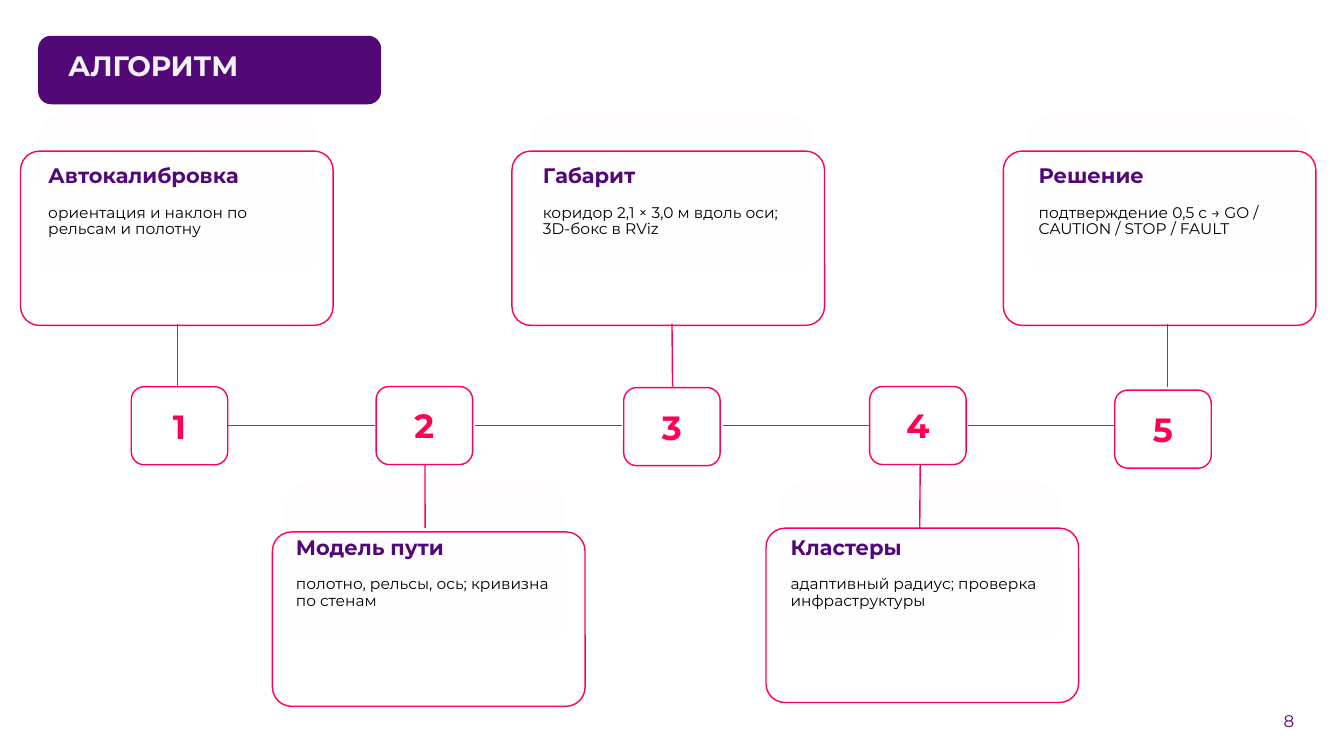
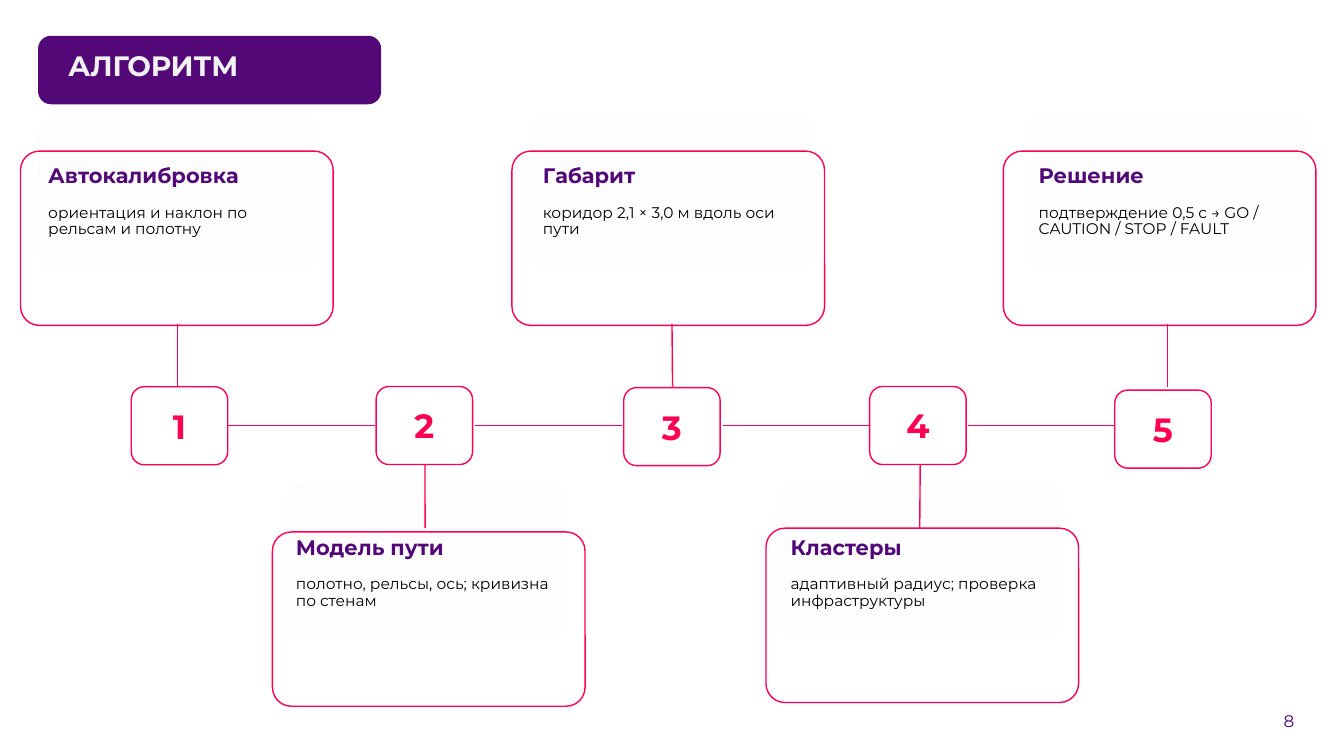
Before and after one commit to pmixay/ReSense, a slide deck: slide 8 of docs/presentation/ReSense_LCT2026.pptx. Drawn at 1344x756 pixels with LibreOffice and Linux fonts; fonts in the diff are those of the drawing; background and template pictures are left out. Boxes give left, top, right and bottom in pixels: in the first picture for what was removed or moved away, otherwise in the second. Text is boxed around its words. In the diff, an @@ line names an element or a change of style, - is before the commit and + after.

```diff
--- a/docs/presentation/ReSense_LCT2026.pptx
+++ b/docs/presentation/ReSense_LCT2026.pptx
@@ text at (543, 207, 775, 237): text changed @@
-коридор 2,1 × 3,0 м вдоль оси; 3D-бокс в RViz
+коридор 2,1 × 3,0 м вдоль оси пути
```
Also in this commit, not shown: 9 other slides changed, 31 other files.
